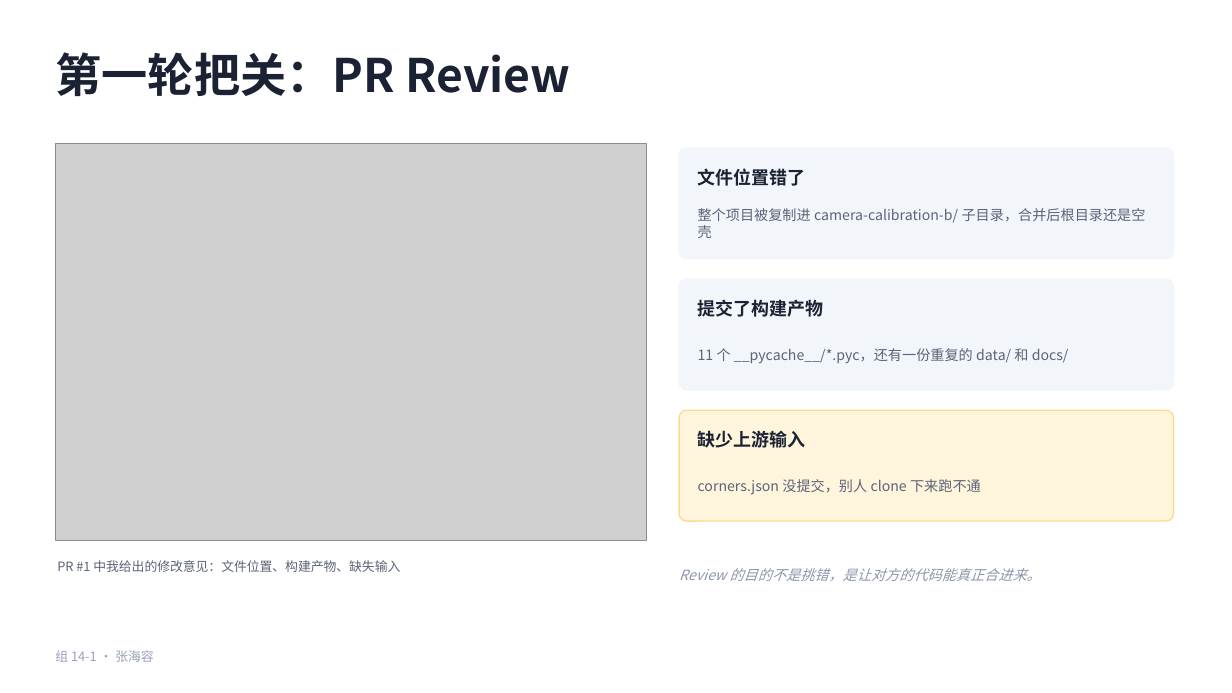
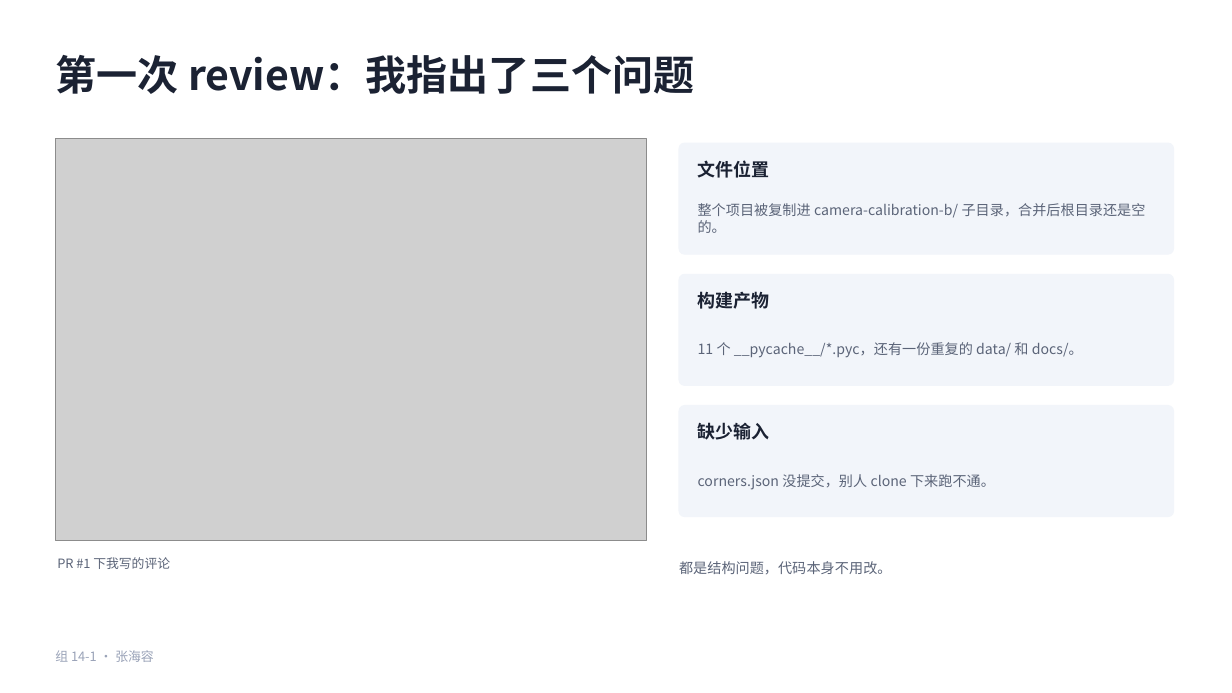
Before and after one commit to HRzhangStat/camera-calibration, a slide deck: slide 7 of 组14-1-组长贡献.pptx. Drawn at 1232x693 pixels with LibreOffice and Linux fonts; fonts in the diff are those of the drawing; grey boxes stand for pictures. Boxes give left, top, right and bottom in pixels: in the first picture for what was removed or moved away, otherwise in the second. Text is boxed around its words. In the diff, an @@ line names an element or a change of style, - is before the commit and + after.

```diff
--- a/组14-1-组长贡献.pptx
+++ b/组14-1-组长贡献.pptx
@@ text at box(55, 55, 694, 94): text changed; size 36 to 32 pt @@
-第一轮把关：PR Review
+第一次 review：我指出了三个问题
@@ picture: place and size @@
-picture at box(55, 143, 647, 541)
+picture at box(55, 139, 647, 541)
@@ rounded rectangle at box(679, 143, 1174, 254): proportions changed @@
@@ text at box(698, 160, 770, 178): text changed @@
-文件位置错了
+文件位置
@@ text at box(698, 203, 1146, 233): text changed @@
-整个项目被复制进 camera-calibration-b/ 子目录，合并后根目录还是空壳
+整个项目被复制进 camera-calibration-b/ 子目录，合并后根目录还是空的。
@@ rounded rectangle at box(679, 274, 1174, 385): proportions changed @@
@@ text at box(698, 291, 770, 309): text changed @@
-提交了构建产物
+构建产物
@@ text at box(698, 342, 1083, 357): text changed @@
-11 个 __pycache__/*.pyc，还有一份重复的 data/ 和 docs/
+11 个 __pycache__/*.pyc，还有一份重复的 data/ 和 docs/。
@@ 3 rounded rectangles: place and size @@
-3 rounded rectangles at box(679, 148, 1174, 521)
+3 rounded rectangles at box(679, 143, 1174, 517)
@@ rounded rectangle at box(679, 406, 1174, 517): fill #FFF4DC to #F2F5FA; outline #FFD98A 1 pt to #F2F5FA 1 pt; proportions changed @@
@@ text at box(698, 422, 770, 440): text changed @@
-缺少上游输入
+缺少输入
@@ text at box(698, 474, 995, 490): text changed @@
-corners.json 没提交，别人 clone 下来跑不通
+corners.json 没提交，别人 clone 下来跑不通。
@@ text at box(57, 557, 170, 569): text changed @@
-PR #1 中我给出的修改意见：文件位置、构建产物、缺失输入
+PR #1 下我写的评论
@@ text at box(679, 561, 891, 575): text changed; text colour #8C96AB to #5B6478; italic off @@
-Review 的目的不是挑错，是让对方的代码能真正合进来。
+都是结构问题，代码本身不用改。
```
Also in this commit, not shown: 5 other slides changed, 4 slides added, 4 slides removed.
